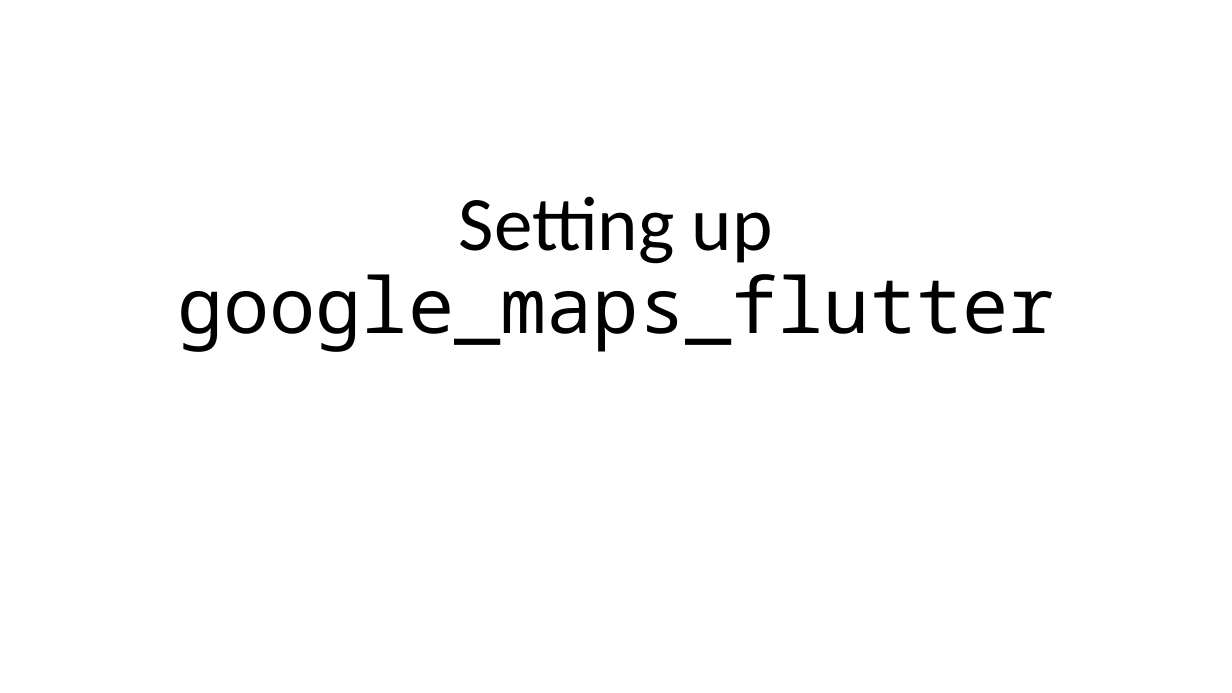
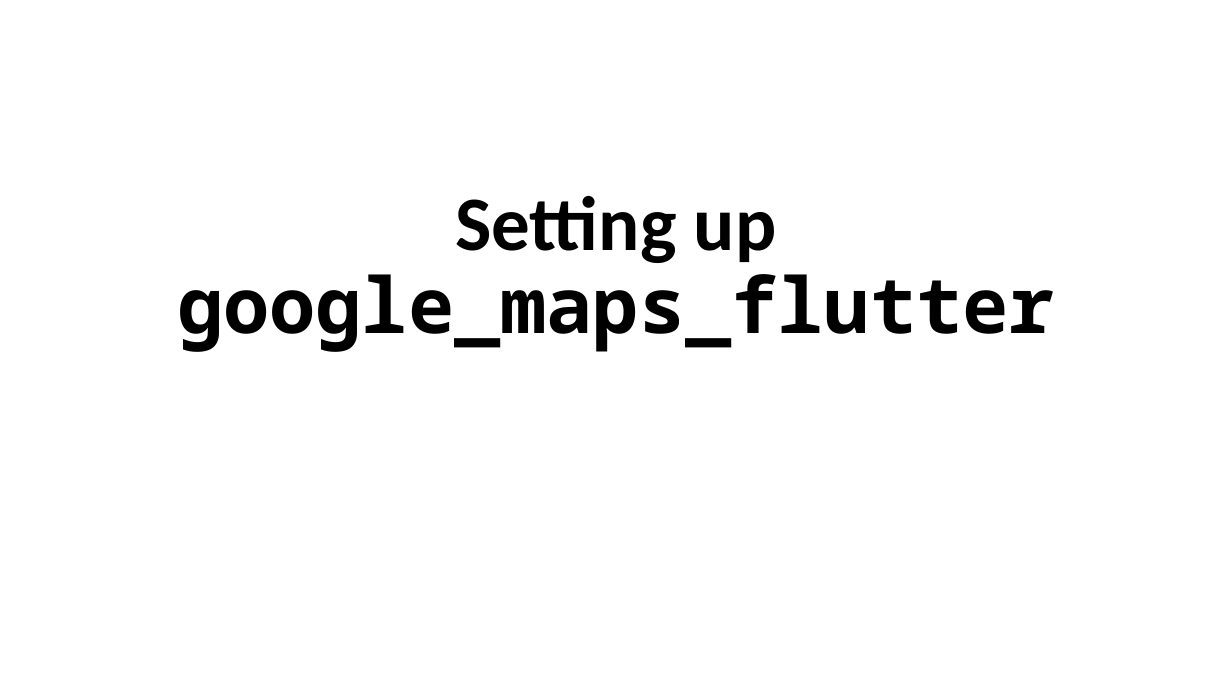
Before and after one commit to saileshbro/google_map_slide, a slide deck: slide 23 of slide/slide.pptx. Drawn at 1232x693 pixels with LibreOffice and Linux fonts; fonts in the diff are those of the drawing. Boxes give left, top, right and bottom in pixels: in the first picture for what was removed or moved away, otherwise in the second. Text is boxed around its words. In the diff, an @@ line names an element or a change of style, - is before the commit and + after.

Commit message:
feat: add google places api for place search

```diff
--- a/slide/slide.pptx
+++ b/slide/slide.pptx
@@ title "Setting up google_maps_flutter" at bbox=[177, 196, 1055, 352]: bold on @@
```
Also in this commit, not shown: 7 other slides changed, 8 slides added, 3 other files.
